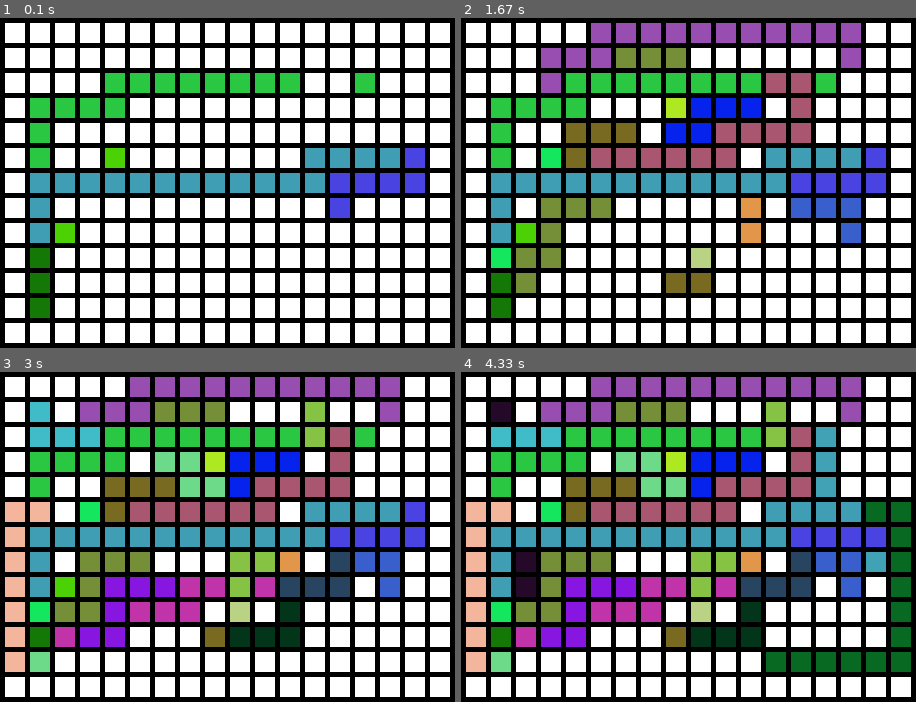
Above: before the commit, frames 1-4 (two rows, left to right).
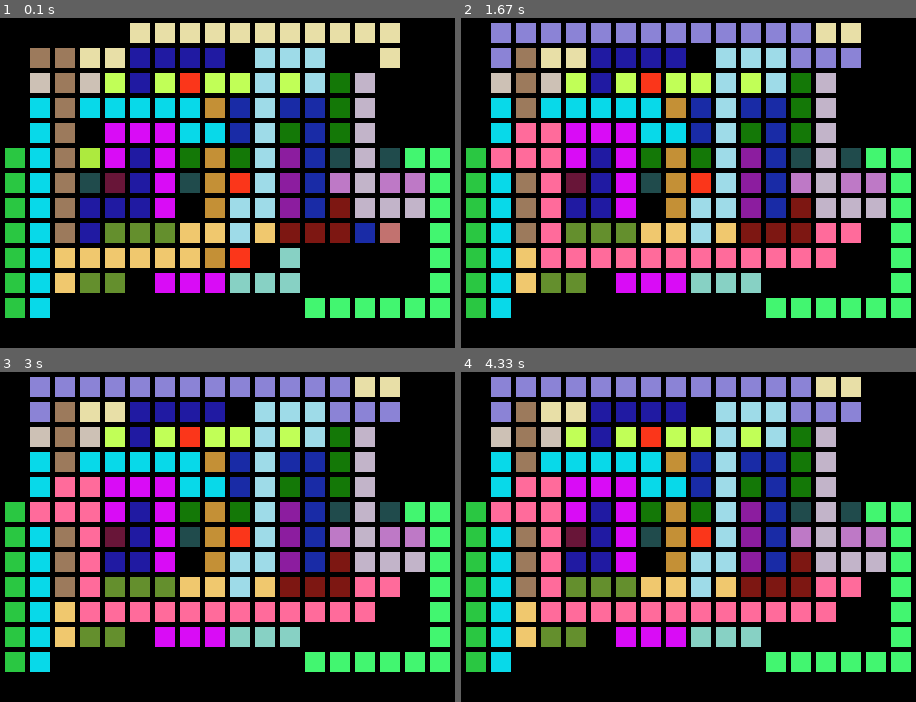
Above: after the commit, the same moments.

Repository: mdhk/Heuristics-Chips-Circuits
Game: pygame game, started from runAlgoritme.py
The game is run twice, just before and just after one commit, with the same random seed, the same clock (stepped at 60 frames per second) and the same inputs. The source is Python 2; it was converted automatically to run under Python 3.
Inputs:
- Up to frame 1 (0.1 s): no input
- Up to frame 2 (1.67 s): no input
- Up to frame 3 (3 s): no input
- Up to frame 4 (4.33 s): no input

The runs differ from the first frame. In frame 1, 62% of the frame differs, in the area x 1-99%, y 1-99%; in frame 2, 62%; in frame 3, 62%; in frame 4, 62%.

Commit message:
diepte toegevoegd

Diff:
--- /dev/null
+++ b/dfsalgorithm.py
@@ -0,0 +1,182 @@
+#!/usr/bin/env python3
+
+import turtle
+import random
+
+BLOCKED = 0  # site is blocked
+OPEN = 1     # site is open and not visited
+VISITED = 2  # site is open and already visited
+
+SCALE = 16   # drawing scale
+
+def drawSquare(pos, color, tortoise):
+    """Draws one square in the given color at the
+       given position in the grid.
+
+    Parameters:
+        pos: a (row, column) tuple
+        color: a color string
+        tortoise: a Turtle object
+
+    Return value: None
+    """
+
+    (row, column) = pos
+    screen = tortoise.getscreen()
+    rows = int(screen.canvheight / screen.yscale)
+    row = rows - row - 1
+    tortoise.shape(color)
+    tortoise.up()
+    tortoise.goto(column, row + 1)
+    tortoise.stamp()
+
+def drawGrid(grid, rows, columns, tortoise):
+    """Draws a grid using turtle graphics.
+
+    Parameters:
+        grid: the 2D grid
+        rows: the number of rows in the grid
+        columns: the number of columns in the grid
+        tortoise: a Turtle object
+
+    Return value: None
+    """
+
+    for row in range(rows):
+        for col in range(columns):
+            if grid[row][col] == BLOCKED:
+                drawSquare((row, col), 'black', tortoise)
+            else:
+                drawSquare((row, col), 'white', tortoise)
+
+def createSquares(screen, colors):
+    """Creates square shapes in the given colors to be used
+       as turtle graphics stamps in a cellular automata.
+
+    Parameters:
+        screen: a Screen object
+        colors: a list of color strings
+
+    Return value: None
+    """
+
+    square = ((0, 0), (0, SCALE), (SCALE, SCALE), (SCALE, 0))
+    for color in colors:
+        squareShape = turtle.Shape('compound')
+        squareShape.addcomponent(square, color, 'gray')
+        screen.register_shape(color, squareShape)
+
+def randomGrid(rows, columns, p):
+    """Creates a random grid with vacancy probability p.
+
+    Parameters:
+        rows: the number of rows in the grid
+        columns: the number of columns in the grid
+        p: the vacancy probability
+
+    Return value: a random grid with vacancy probability p
+    """
+
+    grid = []
+    for r in range(rows):
+        row = []
+        for c in range(columns):
+            if random.random() < p:
+                row.append(OPEN)
+            else:
+                row.append(BLOCKED)
+        grid.append(row)
+    return grid
+
+def dfs(grid, source, dest, tortoise):
+    """Perform a depth first search on a grid to determine if there
+       is a path between a source and destination.
+
+    Parameters:
+        grid: a 2D grid (list of lists)
+        source: a (row, column) tuple to start from
+        dest: a (row, column) tuple to reach
+        tortoise: a Turtle object
+
+    Return value: Boolean indicating whether destination was reached
+    """
+
+    (row, col) = source
+    rows = len(grid)
+    columns = len(grid[0])
+
+    if (row < 0) or (row >= rows) or (col < 0) or (col >= columns) or \
+       (grid[row][col] == BLOCKED) or (grid[row][col] == VISITED):
+        return False                               # dead end (base case) so return False
+
+    if source == dest:                             # dest found (base case)
+        return True                                #   so return True
+
+    grid[row][col] = VISITED                       # visit this cell
+    drawSquare((row, col), 'blue', tortoise)
+
+    if dfs(grid, (row, col + 1), dest, tortoise):  # search east
+        return True                                #  and return if dest found
+    if dfs(grid, (row + 1, col), dest, tortoise):  # else search south
+        return True                                #  and return if dest found
+    if dfs(grid, (row, col - 1), dest, tortoise):  # else search west
+        return True                                #  and return if dest found
+    if dfs(grid, (row - 1, col), dest, tortoise):  # else search north
+        return True                                #  and return if dest found
+
+    drawSquare((row, col), 'lightblue', tortoise)
+    return False                                   # destination was not found
+
+
+def searchPath(grid, source, dest):
+    """Set up turtle graphics to draw the grid and then call dfs to
+       find a path between source and dest.
+
+    Parameters:
+        grid: a 2D grid (list of lists)
+        source: a (row, column) tuple to start from
+        dest: a (row, column) to tuple to reach
+
+    Return value: None
+    """
+
+    rows = len(grid)
+    columns = len(grid[0])
+
+    tortoise = turtle.Turtle()
+    screen = tortoise.getscreen()
+    screen.setup(columns * SCALE + 20, rows * SCALE + 20)
+    screen.setworldcoordinates(0, 0, columns, rows)
+    screen.tracer(10)
+    tortoise.hideturtle()
+    createSquares(screen, ['black', 'white', 'blue', 'lightblue', 'red', 'green'])
+
+    drawGrid(grid, rows, columns, tortoise)
+    drawSquare(source, 'green', tortoise)
+    drawSquare(dest, 'red', tortoise)
+
+    success = dfs(grid, source, dest, tortoise)
+    if success:
+        print('A path was found!')
+    else:
+        print('A path was not found.')
+
+    screen.update()
+    screen.exitonclick()
+
+def main():
+    grid = [[BLOCKED, OPEN, BLOCKED, OPEN, OPEN],   # example from the text
+            [OPEN, OPEN, BLOCKED, OPEN, OPEN],
+            [BLOCKED, OPEN, OPEN, BLOCKED, OPEN],
+            [OPEN, OPEN, BLOCKED, OPEN, BLOCKED],
+            [OPEN, OPEN, OPEN, OPEN, BLOCKED]]
+    searchPath(grid, (1, 1), (3, 0))
+
+    columns = 20                                    # search a larger random grid
+    rows = 20
+    grid = randomGrid(rows, columns, 0.75)
+    grid[1][1] = OPEN
+    grid[18][18] = OPEN
+    searchPath(grid, (1, 1), (18, 18))
+
+main()
--- a/grid.py
+++ b/grid.py
@@ -29,7 +29,6 @@
     print grid[x]
 
 screen = draw.initGrid(width,height)
-for i in range(depth):
-    draw.drawGrid(grid, screen, i)
+draw.drawGrid(grid, screen, depth)
 
 import IPython; IPython.embed()
--- a/runAlgoritme.py
+++ b/runAlgoritme.py
@@ -214,7 +214,7 @@
 
     # Init visualization.
     screen = draw.initGrid(WIDTH, HEIGHT)
-    grid = [[0 for b in range(WIDTH)] for a in range(HEIGHT)]
+    grid = [[[0 for c in range(DEPTH)] for b in range(WIDTH)] for a in range(HEIGHT)]
 
     path = []
     for n in netlist:
@@ -241,11 +241,10 @@
 
         if len(path) > 1:
             for i in path:
-                if i < (WIDTH * HEIGHT):
-                    grid[i / WIDTH][i % WIDTH] = 1
-
-        for i in range(DEPTH):
-            draw.drawGrid(grid, screen, i)
+                print "i is " +str(i)
+                grid[(i % (WIDTH * HEIGHT))/WIDTH][i % WIDTH][i/(WIDTH * HEIGHT)] = 1
+
+        draw.drawGrid(grid, screen, DEPTH)
 
         elapsed_time = time.time() - start_time
         total_time += elapsed_time
--- a/visualizations/array_backed_grid.py
+++ b/visualizations/array_backed_grid.py
@@ -48,19 +48,16 @@
     for row in range(len(grid)):
         for column in range(len(grid[0])):
             color = WHITE
-            for i in range(depth):
+            for dep in range(depth):
                 # if grid[row][column] != [0,0,0,0,0,0,0,0]:
-                # if grid[row][column][i].name != '':
-                if grid[row][column] != 0:
-                    if grid[row][column] == 1:
-                        grid[row][column] = PATH
-                    color = grid[row][column]
-                pygame.draw.rect(screen,
-                                 color,
+                if grid[row][column][dep] != 0:
+                    if grid[row][column][dep] == 1:
+                        grid[row][column][dep] = PATH
+                        color = grid[row][column][dep]
+                        pygame.draw.rect(screen,color,
                                  [(MARGIN + WIDTH) * column + MARGIN,
                                   (MARGIN + HEIGHT) * row + MARGIN,
-                                  WIDTH,
-                                  HEIGHT])
+                                  WIDTH,HEIGHT])
 
     # Limit to 60 frames per second
     # clock.tick(60)
@@ -68,11 +65,6 @@
     # Go ahead and update the screen with what we've drawn.
     pygame.display.flip()
 
-    # from pygame.locals import *
-    # while True:
-    #     event = pygame.event.wait()
-    #     if event.type == QUIT:
-    #         pygame.quit()
 
 # Be IDLE friendly. If you forget this line, the program will 'hang'
 # on exit.
